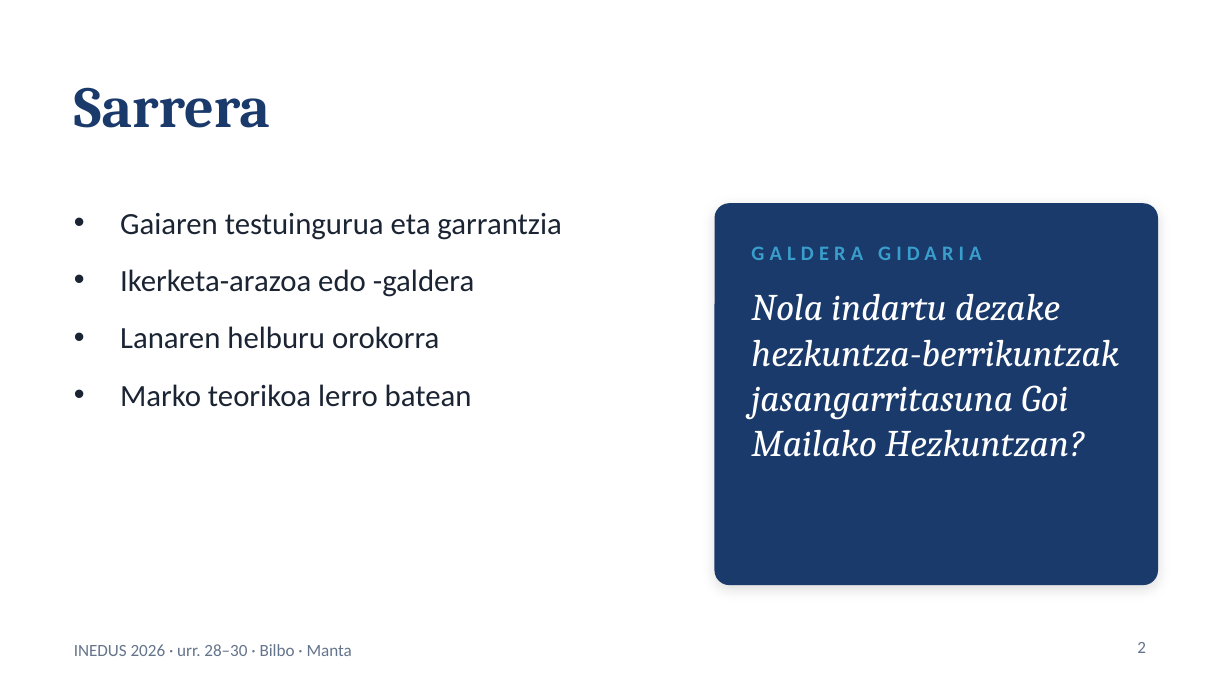
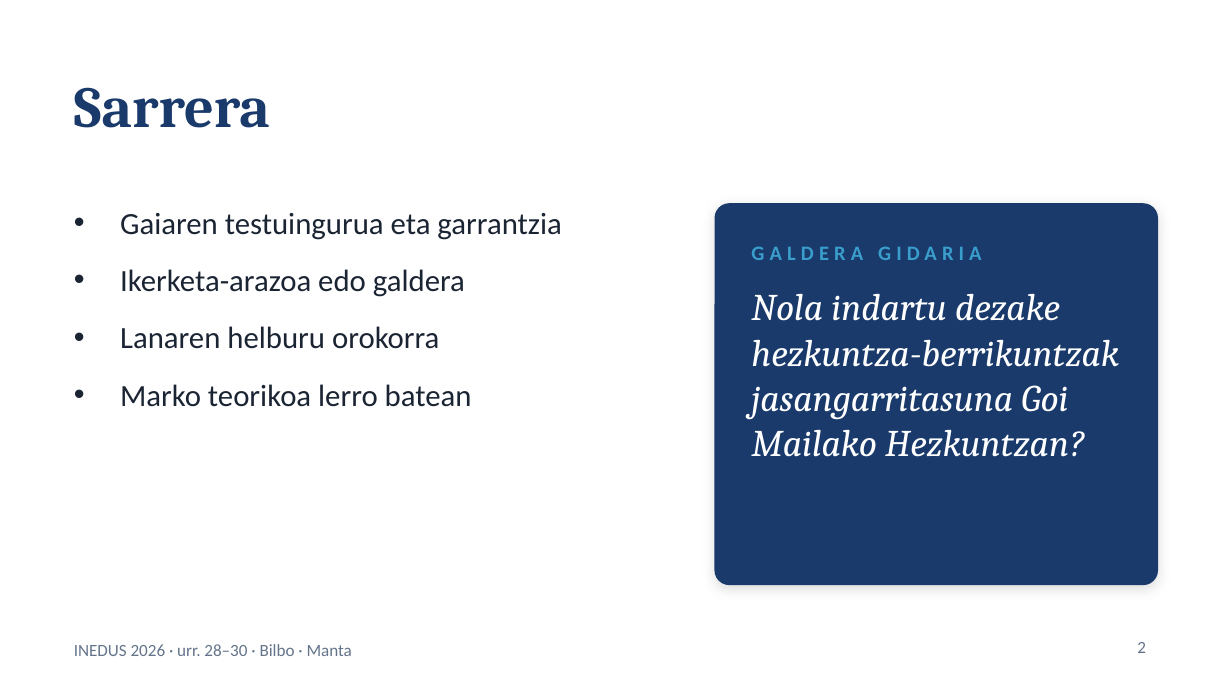
Before and after one commit to r2damianster/Congressa, a slide deck: slide 2 of PLANTILLA_PPT/INEDUS2026_plantilla_EU.pptx. Drawn at 1232x693 pixels with LibreOffice and Linux fonts; fonts in the diff are those of the drawing; background and template pictures are left out. Boxes give left, top, right and bottom in pixels: in the first picture for what was removed or moved away, otherwise in the second. Text is boxed around its words. In the diff, an @@ line names an element or a change of style, - is before the commit and + after.

Commit message:
fix: plantilla PPTX EU, texto de la diapositiva Sarrera

```diff
--- a/PLANTILLA_PPT/INEDUS2026_plantilla_EU.pptx
+++ b/PLANTILLA_PPT/INEDUS2026_plantilla_EU.pptx
@@ text at (x1=120, y1=269, x2=465, y2=297): text changed @@
-• Ikerketa-arazoa edo -galdera
+• Ikerketa-arazoa edo galdera
```
